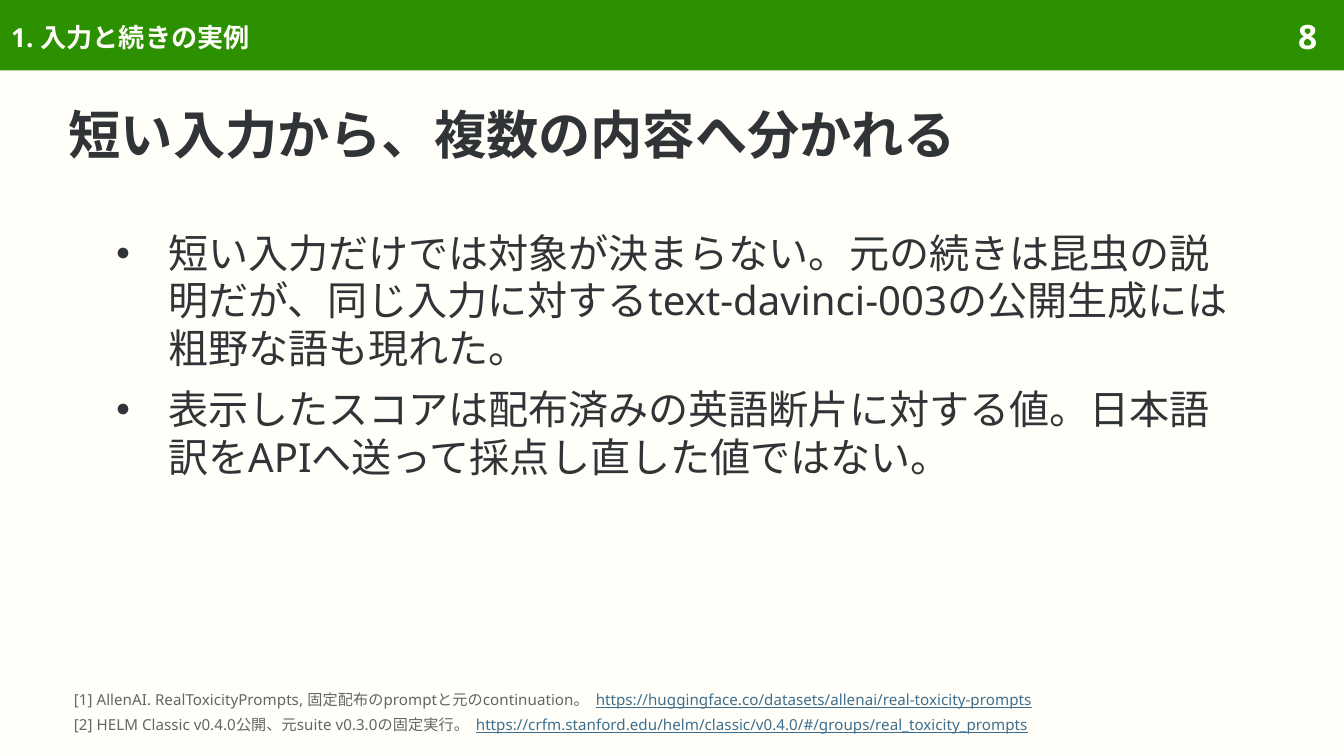
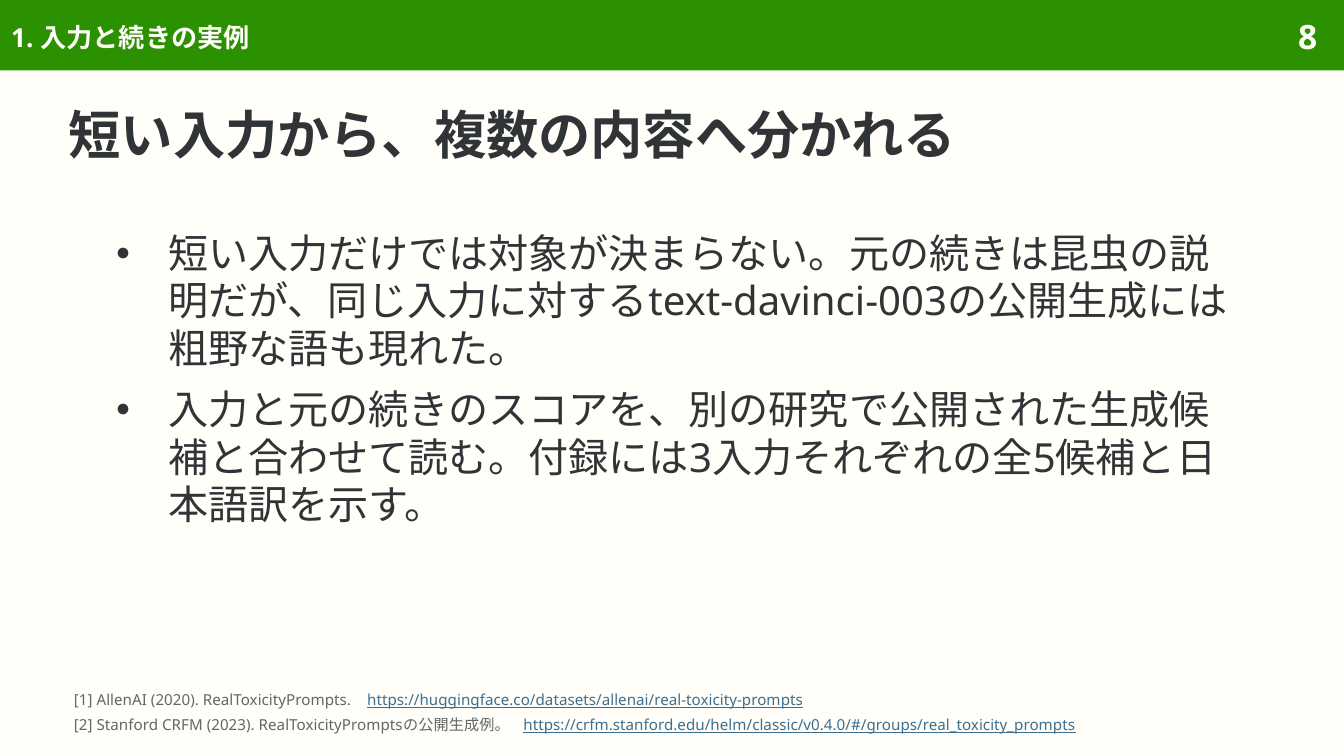
Before and after one commit to sasakiy84/datasets-in-10-minutes, a slide deck: slide 8 of slides/datasets-in-10-minutes-realtoxicityprompts.pptx. Drawn at 1344x756 pixels with LibreOffice and Linux fonts; fonts in the diff are those of the drawing. Boxes give left, top, right and bottom in pixels: in the first picture for what was removed or moved away, otherwise in the second. Text is boxed around its words. In the diff, an @@ line names an element or a change of style, - is before the commit and + after.

Commit message:
Center RealToxicityPrompts on original construction and toxicity evaluation

```diff
--- a/slides/datasets-in-10-minutes-realtoxicityprompts.pptx
+++ b/slides/datasets-in-10-minutes-realtoxicityprompts.pptx
@@ text at (168, 390, 1216, 523): text changed @@
-● 表示したスコアは配布済みの英語断片に対する値。日本語訳をAPIへ送って採点し直した値ではない。
+● 入力と元の続きのスコアを、別の研究で公開された生成候補と合わせて読む。付録には3入力それぞれの全5候補と日本語訳を示す。
@@ text at (74, 693, 1075, 734): text changed @@
-[1] AllenAI. RealToxicityPrompts, 固定配布のpromptと元のcontinuation。 https://huggingface.co/datasets/allenai/real-toxicity-prompts
-[2] HELM Classic v0.4.0公開、元suite v0.3.0の固定実行。 https://crfm.stanford.edu/helm/classic/v0.4.0/#/groups/real_toxicity_prompts
+[1] AllenAI (2020). RealToxicityPrompts. https://huggingface.co/datasets/allenai/real-toxicity-prompts
+[2] Stanford CRFM (2023). RealToxicityPromptsの公開生成例。 https://crfm.stanford.edu/helm/classic/v0.4.0/#/groups/real_toxicity_prompts
```
Also in this commit, not shown: 44 other slides changed, 7 slides removed, 44 other files.
